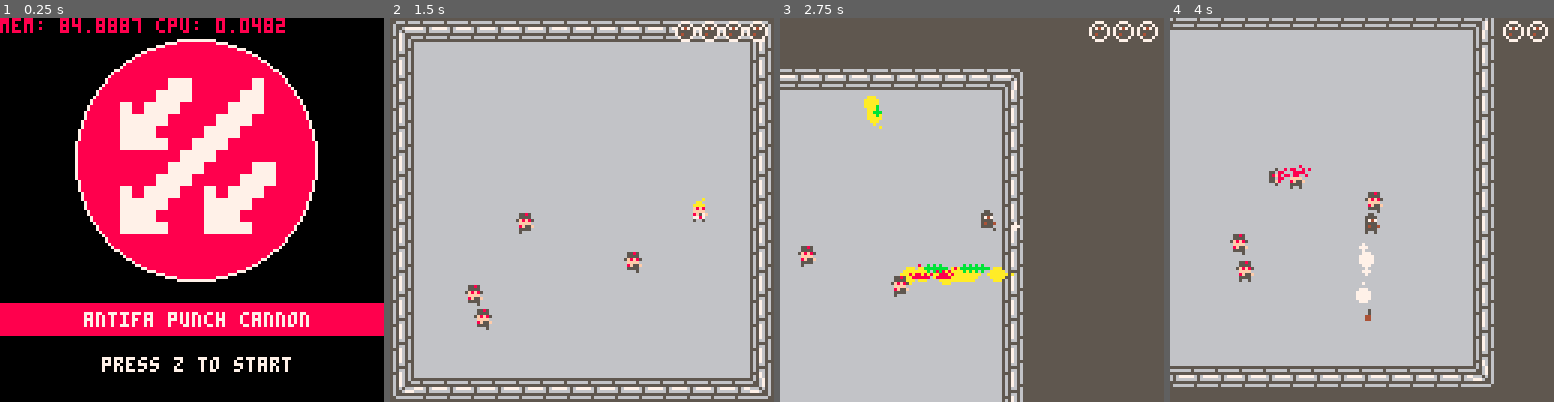
Above: before the commit, frames 1-4 (left to right).
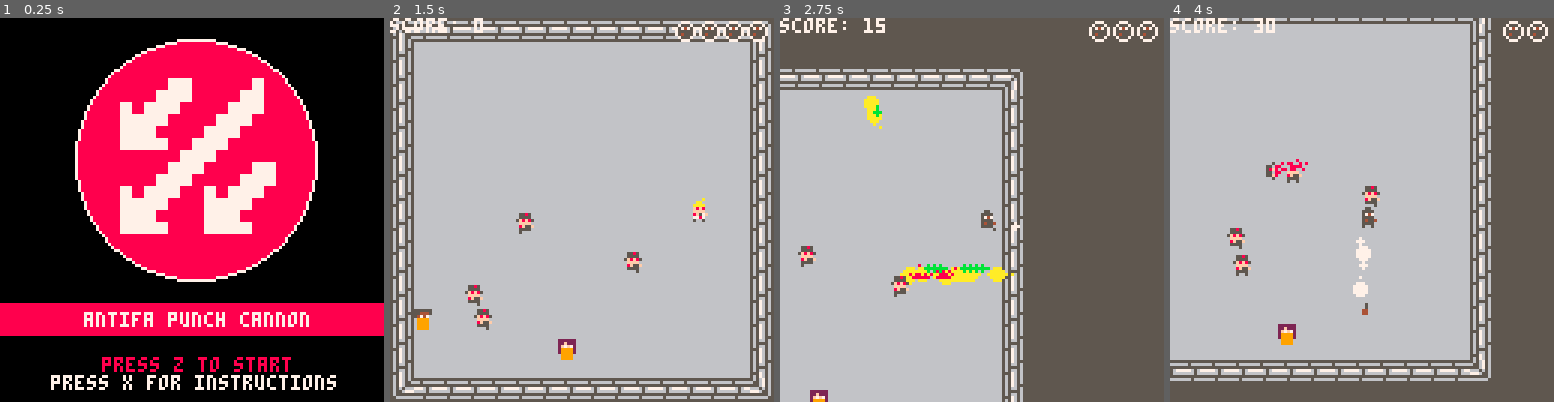
Above: after the commit, the same moments.

Repository: christopherstokes/games-vs-nazis-jam
Game: PICO-8 cartridge punch-nazis-2d.p8
Two runs of this game, one before a commit and one after it. Both use one fixed random seed, a clock stepped at 60 frames per second and the inputs below.
Inputs:
- Up to frame 1 (0.25 s): no input
- Up to frame 2 (1.5 s): tap X (X key) at 0.33, 1.07 s; tap O (Z key) at 0.7 s
- Up to frame 3 (2.75 s): hold Right 1.6-2.1 s; tap O (Z key) at 1.7, 2.1, 2.5 s; tap X (X key) at 1.85 s; hold Up 2.15-2.42 s; hold Right from 2.47 s (still down)
- Up to frame 4 (4 s): tap O (Z key) at 2.9, 3.3, 3.7 s; tap X (X key) at 2.97 s; release Right at 3.03 s; hold Left 3.08-3.58 s; hold Down 3.63-3.97 s

The runs differ from the first frame. In frame 1, 3.1% of the frame differs, in the area x 0-88%, y 0-97%; in frame 2, 0.8%; in frame 3, 0.6%; in frame 4, 11%, in the area x 0-85%, y 0-97%.

Commit message:
final jam submission

Diff:
--- a/punch-nazis-2d.p8
+++ b/punch-nazis-2d.p8
@@ -53,6 +53,7 @@
 
 function update_menu()
 	if (btn(4)) start_game()
+	if (btn(5)) show_instructions()
 end
 
 function draw_menu()
@@ -67,17 +68,38 @@
 	rectfill(0,95,127,105,8)
 
 	print("antifa punch cannon",28,98,7)
-	print("press z to start",34,113)
-
-	print("mem: "..stat(0).." cpu: "..
-							stat(1), 0,0,8)
-
+	print("press z to start",34,113,8)
+	print("press x for instructions",17,119,7)
+
+end
+
+function show_instructions()
+	screen.update = update_instructions
+	screen.draw = draw_instructions
+end
+
+function update_instructions()
+	if (btnp(5) or btnp(4)) then
+		start_game()
+	end
+end
+
+function draw_instructions()
+	cls()
+	print("press z to fire punch cannon",0,40,7)
+	print("press x to roll",0,48,7)
+	print("punch all nazis or save the",0,64,7)
+	print("hostages to move to the ",0,72,7)
+	print("next level",0,80,7)
+	print("press z or x to continue",0,96,7)
 end
 
 function start_game()
-	current_level = generate_level()
+	-- current_level = generate_level()
 
 	t = 0
+
+	score = 0
 
 	shake = {t=0}
 
@@ -170,8 +192,66 @@
 	timers.player_imm = 0
 
 	enemies = {}
-
-	for i=1,5 do
+	hostages = {}
+	num_enemies = 5
+	num_hostages = 2
+
+	new_level()
+
+	screen.update = update_game
+	screen.draw = draw_game
+end
+
+function new_level()
+	current_level = generate_level()
+
+
+	player.imm = true
+	timers.player_imm = 0
+	for i=1,num_hostages do
+		local rt = flr(rnd(2) + 1)
+		local hos = create_actor(flr(rnd(112))+7,flr(rnd(112))+7)
+		hos.box = {x1=1,y1=1,x2=4,y2=7}
+		if rt == 1 then
+			hos.sp = 52
+			hos.anim = {
+				idle = {
+					start = 52,
+	 				frames = 2,
+	 				step = 0,
+	 				speed = 10,
+	 				loop = true
+				},
+				free = {
+					start = 50,
+	 				frames = 2,
+	 				step = 0,
+	 				speed = 10,
+	 				loop = true
+				}
+			}
+		else
+			hos.sp = 56
+			hos.anim = {
+				idle = {
+					start = 56,
+	 				frames = 2,
+	 				step = 0,
+	 				speed = 10,
+	 				loop = true
+				},
+				free = {
+					start = 54,
+	 				frames = 2,
+	 				step = 0,
+	 				speed = 10,
+	 				loop = true
+				}
+			}
+		end
+		add(hostages, hos)
+	end
+	for i=1,num_enemies do
 		local rt = flr(rnd(2) + 1)
 		local e = create_actor(flr(rnd(112))+7,flr(rnd(112))+7)
 		if rt == 1 then
@@ -277,9 +357,8 @@
 		end
 		add(enemies, e)
 	end
-
-	screen.update = update_game
-	screen.draw = draw_game
+	num_hostages += 1
+	num_enemies += 3
 end
 
 function projectile(x,y,pdir,type)
@@ -445,11 +524,43 @@
 	return level
 end
 
+function start_new_level()
+	timers.new_level = 0
+	screen.update = update_new_level
+	screen.draw = draw_new_level
+end
+
+function update_new_level()
+	timers.new_level += 1
+	if timers.new_level > 128 then
+		player.x = 64
+		player.y = 64
+		screen.update = update_game
+		screen.draw = draw_game
+		new_level()
+	end
+end
+
+function draw_new_level()
+	rectfill((player.x-70),
+						(player.y-64)+(timers.new_level - 1),
+						(player.x+70),
+						(player.y-64)+(timers.new_level),
+						flr(rnd(16)))
+	if timers.new_level > 128 then
+		cls()
+	end
+end
+
 function update_game()
 	t += 1
+	if (#enemies == 0) or (#hostages == 0) then
+		start_new_level()
+	end
 	update_player()
 	update_punches()
 	update_hate()
+	update_hostages()
 	update_enemies()
 	update_smoke()
 end
@@ -466,7 +577,7 @@
 	for h in all(hate) do
 		if coll(player,h) and player.imm ~= true then
 			player.lives -=1
-			if (player.lives <= 0) game_over()
+			shake.curr = true
 			player.imm = true
 			timers.player_imm = 0
 		end
@@ -541,6 +651,29 @@
 	if (player.y<6) player.y=6
 	if (player.x>113) player.x=113
 	if (player.y>112) player.y=112
+end
+
+function update_hostages()
+	for hos in all(hostages) do
+		if hos.free then
+			anim(hos,hos.anim.free,0,0)
+			if t - hos.freet > 15 then
+				make_smoke(hos.x + hos.box.x1,hos.y + hos.box.y1 - 1,flr(rnd(3)),7)
+				del(hostages,hos)
+				del(actors,hos)
+			end
+		end
+
+		if coll(hos,player) and not hos.free then
+			score += 30
+			hos.free = true
+			hos.freet = t
+		else
+			anim(hos,hos.anim.idle,0,0)
+		end
+
+
+	end
 end
 
 function update_enemies()
@@ -549,6 +682,7 @@
 			player.lives -= 1
 			player.imm = true
 			timers.player_imm = 0
+			shake.curr = true
 		end
 		if dst(e, player) < 75 and not e.dead then
 			-- so damn hacky
@@ -589,6 +723,7 @@
 					e.dead = true
 					e.deadt = t
 					shake.curr = true
+					score += 15
 				end
 				del(punches,p)
 				del(actors,p)
@@ -854,6 +989,9 @@
 		screen_shake()
 	end
 
+	-- draw score
+	print("score: "..score,player.x-64,player.y-64,7)
+
 	-- draw lives
 	draw_lives()
 
@@ -871,9 +1009,11 @@
 end
 
 function draw_game_over()
-	rectfill(0+player.x-64,28+player.y-64,127+player.x-64,56+player.y-64,8)
-	print("game over",48+player.x - 64,36+player.y-64,7)
-	print("press z to restart",32+player.x-64,45+player.y-64,7)
+	draw_lives()
+	rectfill(player.x-64,28+player.y-70,player.x+70,56+player.y-64,8)
+	print("game over",48+player.x - 64,30+player.y-64,7)
+	print("final score: "..score,36+player.x - 64,38+player.y-64,7)
+	print("press z to restart",30+player.x-64,45+player.y-64,7)
 end
 __gfx__
 00000000000000000000000000550000000000000000000000005500000000000000000000550000000000000000000000000000000000000000000000000000
@@ -900,14 +1040,14 @@
 00000000000000000555540005555000055554000555550005557500055555000575450005555500055555000574750005555500000000000000000000000000
 00000000000000000545500005555400055550000545550000555000057475000055500005555500007470000555550000555000000000000000000000000000
 00000000000000000500500005405000055050000055500000000000005550000000000000555000000000000055500000000000000000000000000000000000
-00000000000000000000000000000000000000000000000000000000000000000000000000000000000000000000000000000000000000000000000000000000
-00000000000000000000000000000000000000000000000000000000000000000000000000000000000000000000000000000000000000000000000000000000
-00000000000000000000000000000000000000000000000000000000000000000000000000000000000000000000000000000000000000000000000000000000
-00000000000000000000000000000000000000000000000000000000000000000000000000000000000000000000000000000000000000000000000000000000
-00000000000000000000000000000000000000000000000000000000000000000000000000000000000000000000000000000000000000000000000000000000
-00000000000000000000000000000000000000000000000000000000000000000000000000000000000000000000000000000000000000000000000000000000
-00000000000000000000000000000000000000000000000000000000000000000000000000000000000000000000000000000000000000000000000000000000
-00000000000000000000000000000000000000000000000000000000000000000000000000000000000000000000000000000000000000000000000000000000
+00000000000000000000000055555500000000005555550000000000222222000000000022222200000000000000000000000000000000000000000000000000
+0000000000000000555555005544450055555500554445002222220022f222002222220022f22200000000000000000000000000000000000000000000000000
+00000000000000005544450054747000554445005474700022f222002f7f720022f222002f7f7200000000000000000000000000000000000000000000000000
+0000000000000000547470000444400054747000099990002f7f72002ffff2002f7f720029999200000000000000000000000000000000000000000000000000
+0000000000000000044440000949940009999000099990002ffff20029f99f002999920029999200000000000000000000000000000000000000000000000000
+0000000000000000094994000dddd000099990000999900029f99f000dddd0002999920009999000000000000000000000000000000000000000000000000000
+00000000000000000dddd0000d00d00009999000099990000dddd0000d00d0000999900009999000000000000000000000000000000000000000000000000000
+00000000000000000d00d0000000000009999000000000000d00d000000000000999900000000000000000000000000000000000000000000000000000000000
 0000a00000aaa0000000a00000a0000000aaa00000a0000000000000055850000000000000000000000000000000000000000000000000b00000000000000000
 00aa00000aaaa00000aa0000000aa00000aaaa00000aa00005585000055550000558500000555500005555000055550005585000055850000558500005585000
 0aaaa0000f8f80000aaaa00000aaaa0000faaa0000aaaa00055550005f8f850005555000005555000055550000555500055550000555500b0555500005555000
Not shown, added: apc.js
Not shown, added: apc.png
Not shown, added: games-vs-nazis-jam.zip
Not shown, added: index.html
